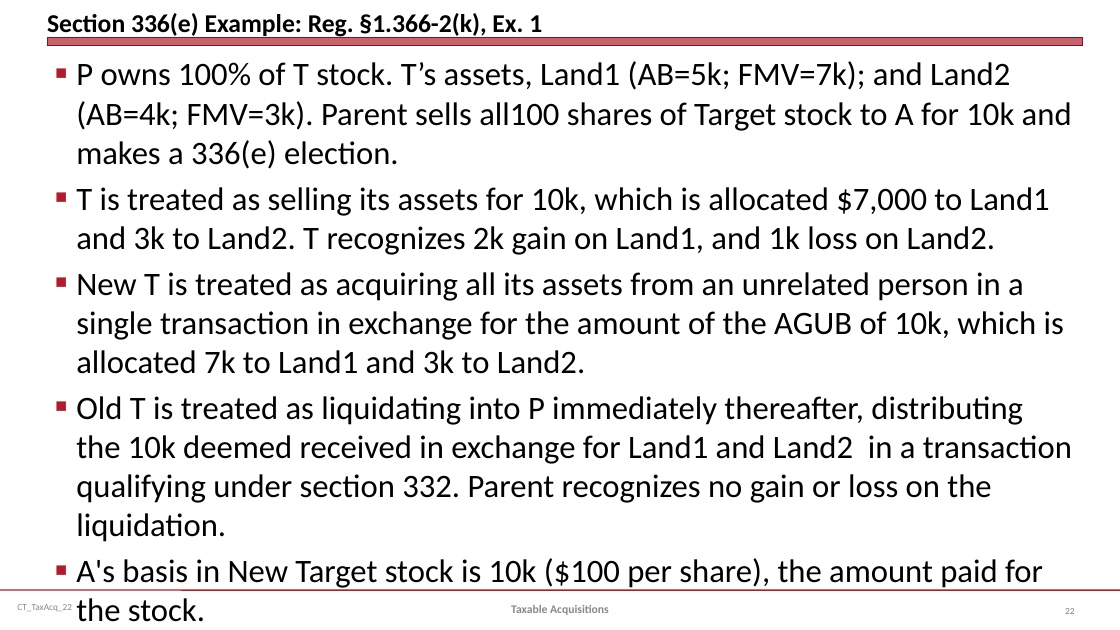
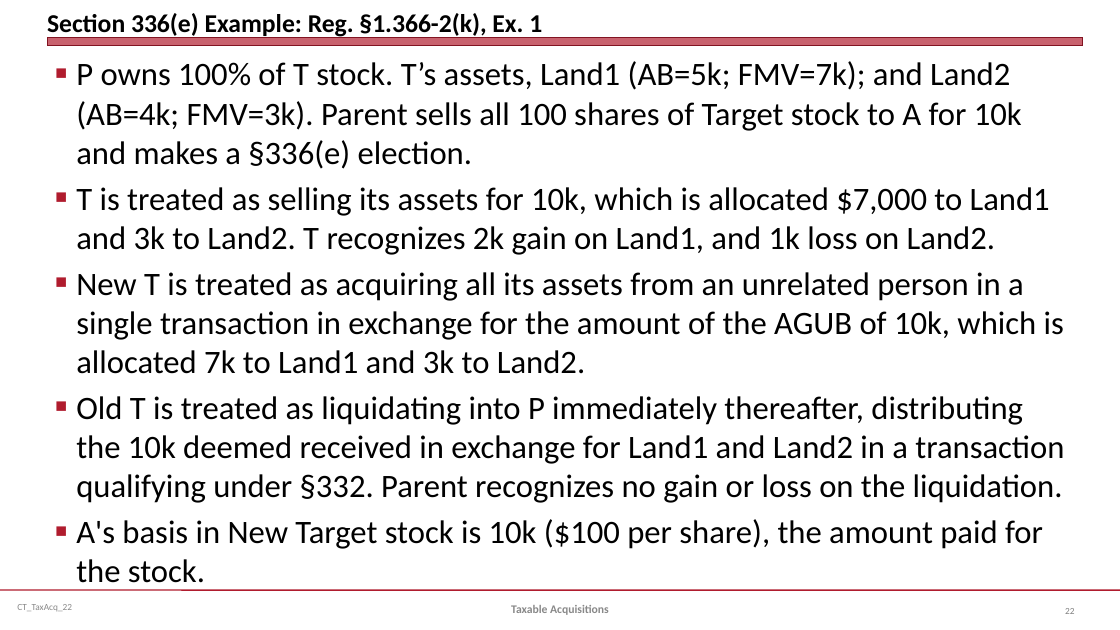
Before and after one commit to jmc877/Corporate-Tax, a slide deck: slide 22 of slides/CT_TaxAcq_22.pptx. Drawn at 1120x630 pixels with LibreOffice and Linux fonts; fonts in the diff are those of the drawing. Boxes give left, top, right and bottom in pixels: in the first picture for what was removed or moved away, otherwise in the second. Text is boxed around its words. In the diff, an @@ line names an element or a change of style, - is before the commit and + after.

```diff
--- a/slides/CT_TaxAcq_22.pptx
+++ b/slides/CT_TaxAcq_22.pptx
@@ text at box(76, 61, 1022, 169): text changed @@
-■ P owns 100% of T stock. T’s assets, Land1 (AB=5k; FMV=7k); and Land2 (AB=4k; FMV=3k). Parent sells all100 shares of Target stock to A for 10k and makes a 336(e) election.
+■ P owns 100% of T stock. T’s assets, Land1 (AB=5k; FMV=7k); and Land2 (AB=4k; FMV=3k). Parent sells all 100 shares of Target stock to A for 10k and makes a §336(e) election.
@@ text at box(76, 396, 1064, 503): text changed @@
-■ Old T is treated as liquidating into P immediately thereafter, distributing the 10k deemed received in exchange for Land1 and Land2 in a transaction qualifying under section 332. Parent recognizes no gain or loss on the liquidation.
+■ Old T is treated as liquidating into P immediately thereafter, distributing the 10k deemed received in exchange for Land1 and Land2 in a transaction qualifying under §332. Parent recognizes no gain or loss on the liquidation.
```
Also in this commit, not shown: 1 other slide changed.
